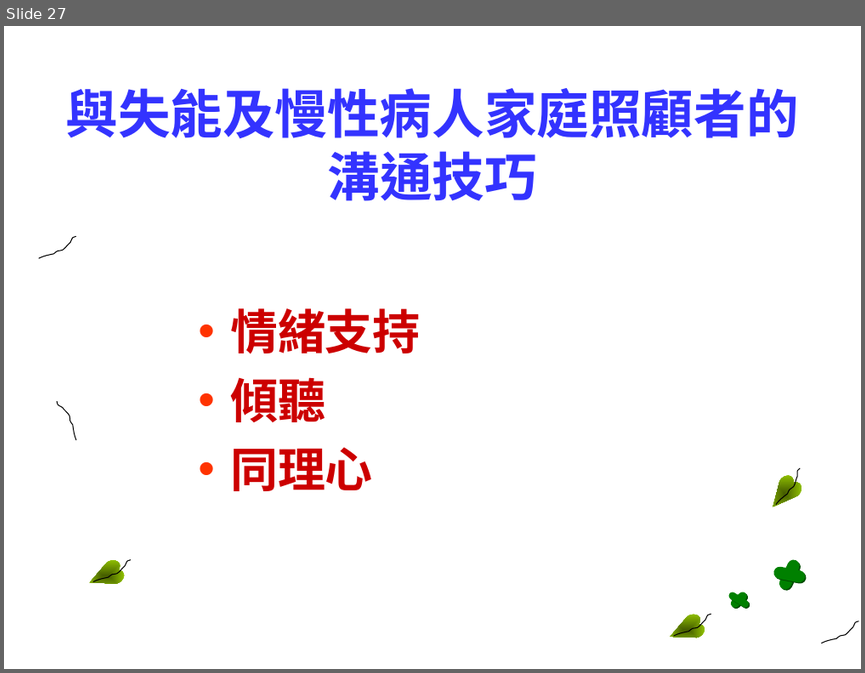
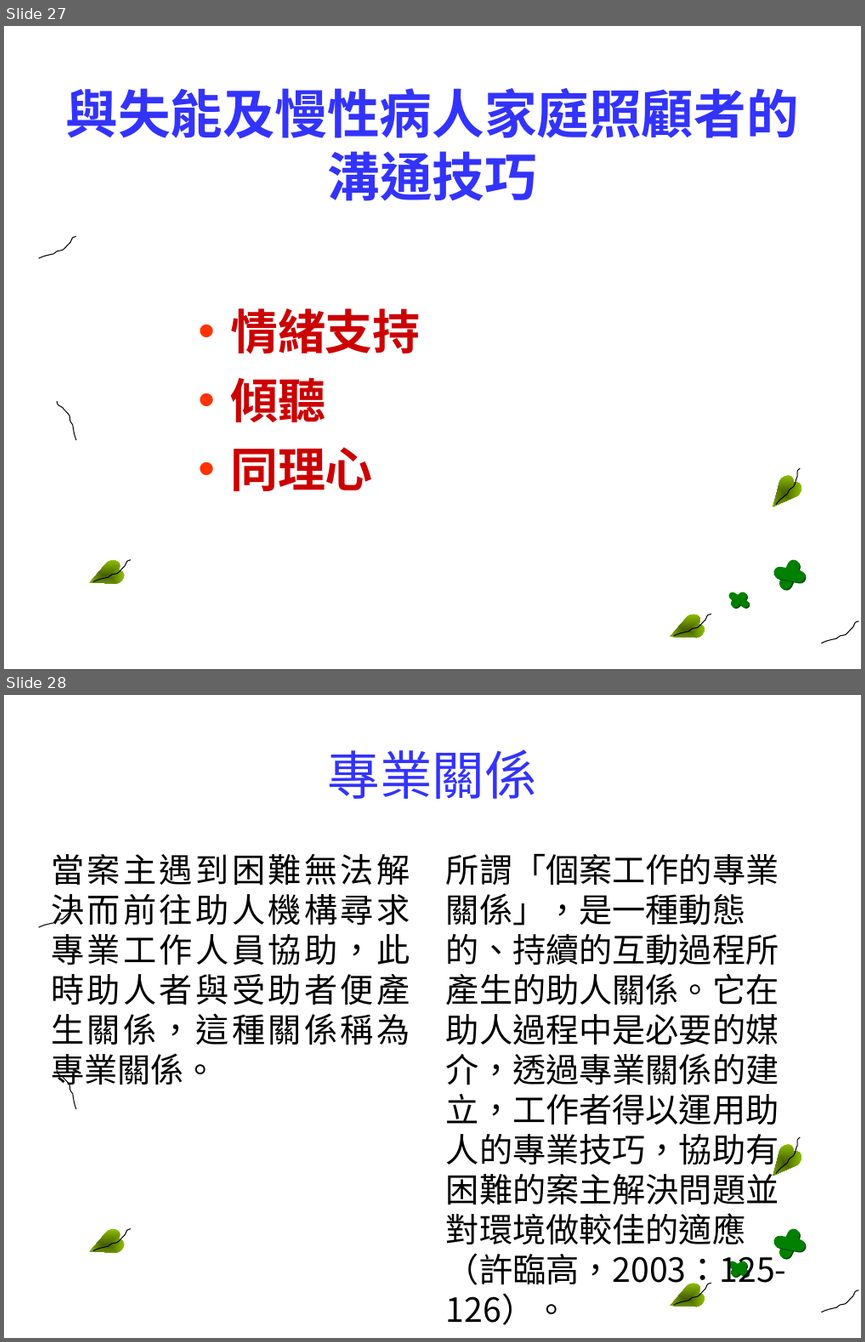
Before and after one commit to fhopecc/stxt, a slide deck: doc/tutorial/interperson.odp. Shown one above the other, each under a label of ours: slide 27 before the commit, slides 27 and 28 after it. The pictures are 865x673 and 865x1342 pixels, drawn with LibreOffice and Linux fonts; fonts in the diff are those of the drawing; background and template pictures are left out. Boxes give left, top, right and bottom in pixels: in the first picture for what was removed or moved away, otherwise in the second. Text is boxed around its words. In the diff, an @@ line names an element or a change of style, - is before the commit and + after.

```diff
--- a/doc/tutorial/interperson.odp
+++ b/doc/tutorial/interperson.odp
@@ slide 28 added at <box>4,695,861,1338</box>, background picture (left out); not listed: 17 template elements that a slide beside it also shows @@
@@ title added at <box>328,749,537,799</box>, 44 pt, text #3333FF @@
+專業關係
@@ text added at <box>51,854,410,1091</box>, 28 pt, text #000000 @@
+當案主遇到困難無法解決而前往助人機構尋求專業工作人員協助，此時助人者與受助者便產生關係，這種關係稱為專業關係。
@@ text added at <box>446,853,787,1325</box>, 28 pt, text #000000 @@
+所謂「個案工作的專業關係」，是一種動態的、持續的互動過程所產生的助人關係。它在助人過程中是必要的媒介，透過專業關係的建立，工作者得以運用助人的專業技巧，協助有困難的案主解決問題並對環境做較佳的適應（許臨高，2003：125-126）。
```
Also in this commit, not shown: 25 other slides changed, 5 other slides added, 4 other files.
